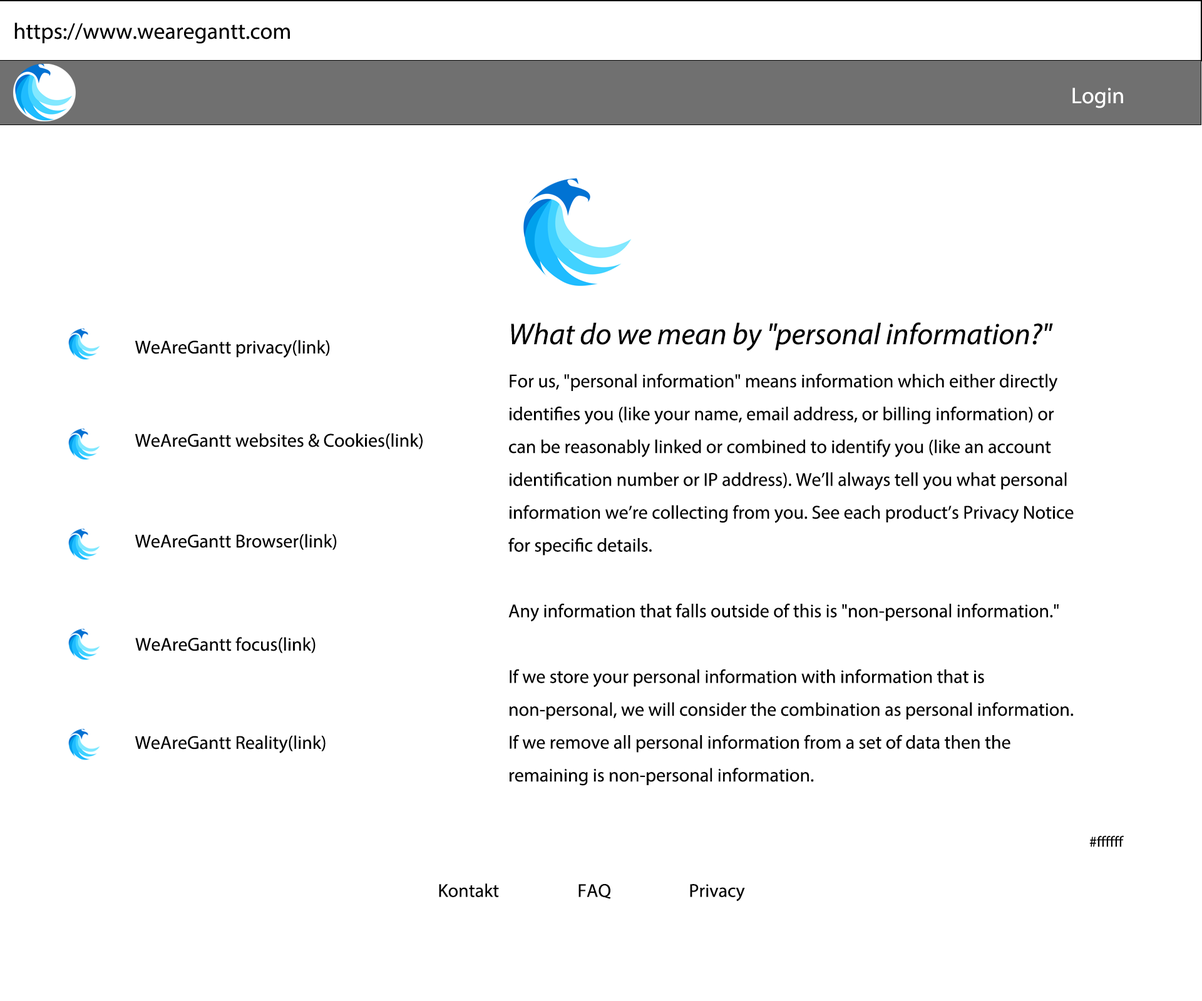
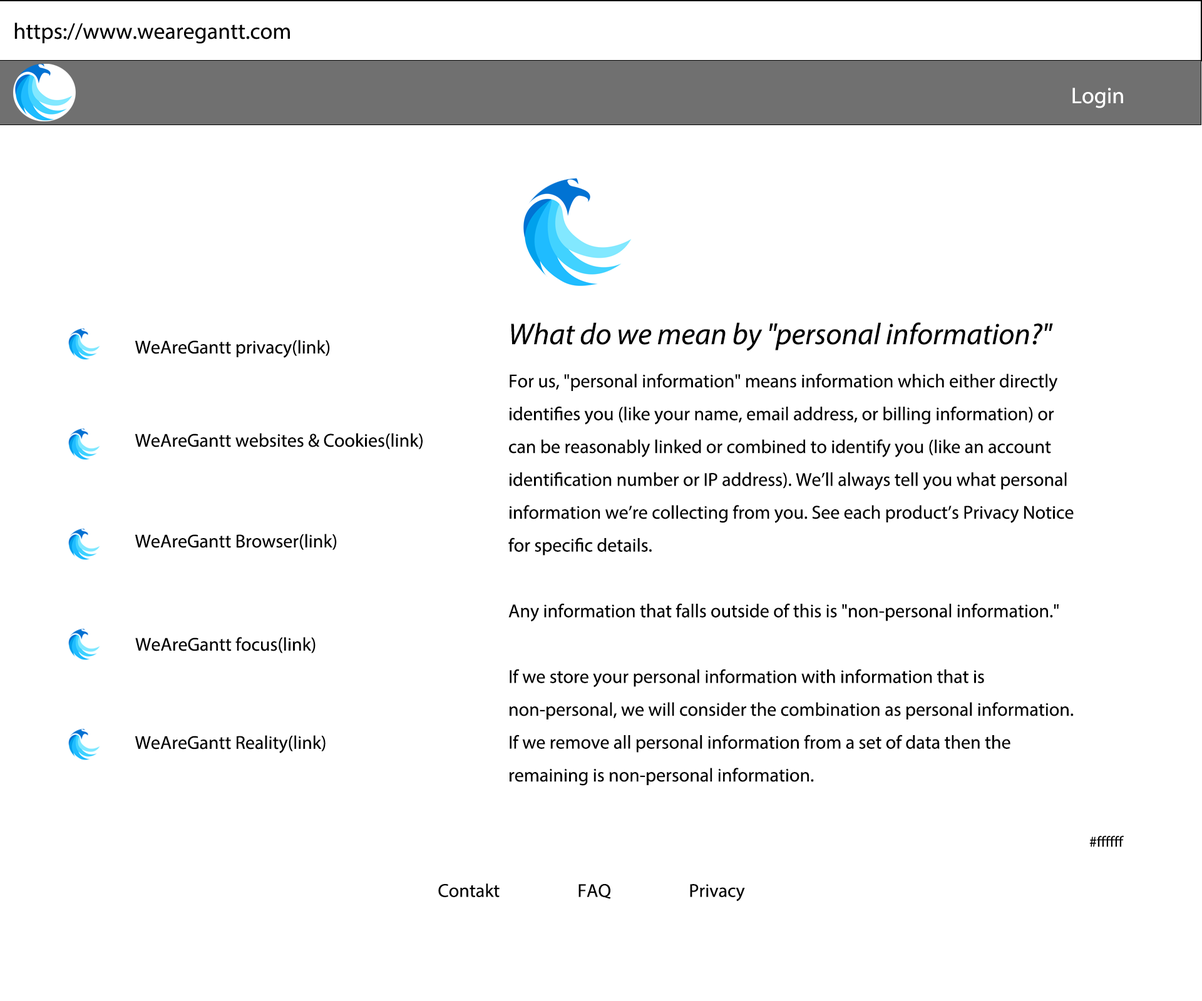
Layer changes from the first 1202 x 1001 image to the second:
renamed "Kontakt" to "Contakt", painted on it over [left=438, top=883, right=500, bottom=898]
